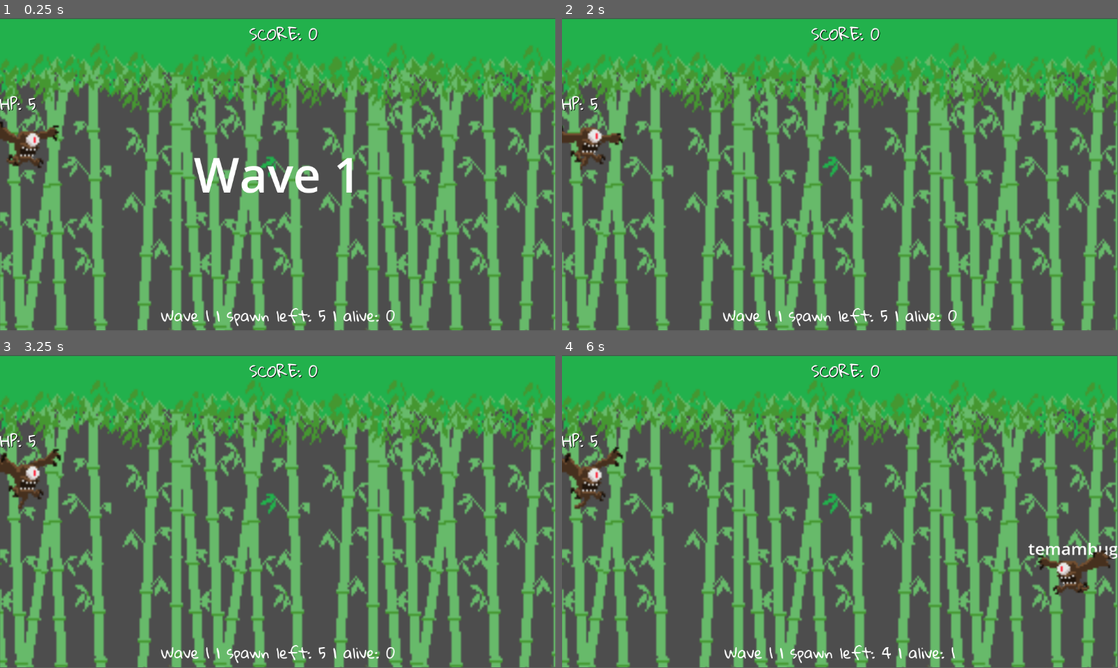
Above: before the commit, frames 1-4 (two rows, left to right).
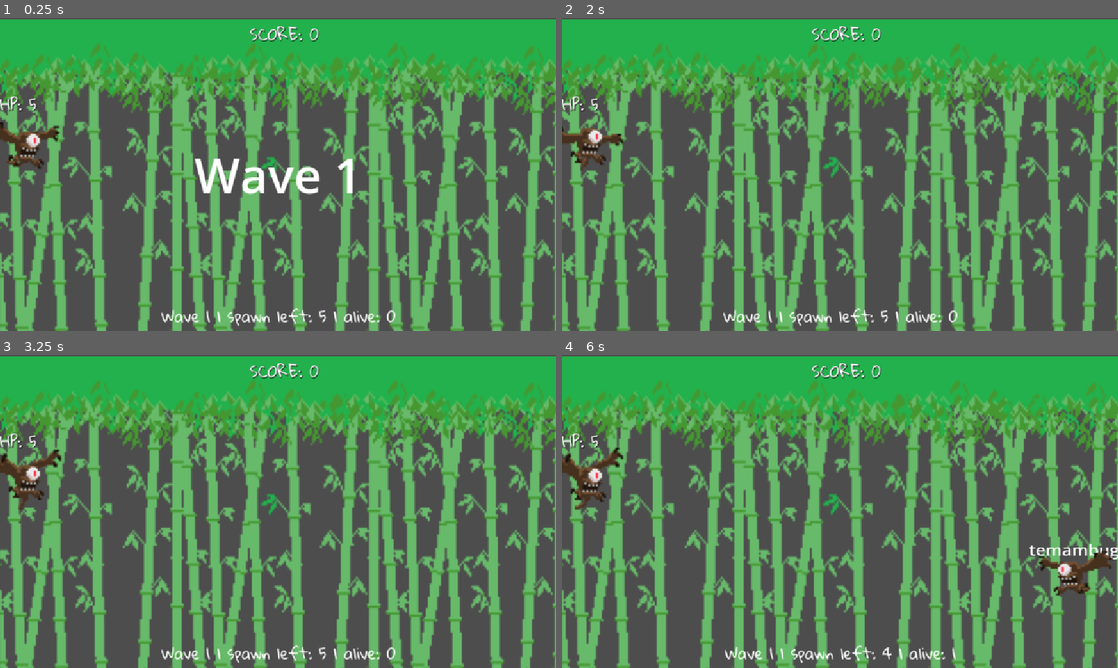
Above: after the commit, the same moments.

Repository: awanswangd/Bahana-Bani
Game: Godot game, scene res://main.tscn
Same seed, same stepped clock (60 frames per second), same inputs: the game is played once before the commit and once after it. Sound files missing from this copy of the repository are replaced by a short silence.
Inputs:
- Up to frame 1 (0.25 s): no input
- Up to frame 2 (2 s): tap Enter at 0.5 s
- Up to frame 3 (3.25 s): no input
- Up to frame 4 (6 s): no input
In our replay, the window is 799x449 before the commit and 800x450 after it. These sizes can differ from the game's own. Grey fills any space a smaller window leaves; there, only what the larger window draws over its background counts as a difference.

The runs differ from the first frame. In frame 1, 13% of the frame differs, in the area x 0-100%, y 0-100%; in frame 2, 12%; in frame 3, 12%; in frame 4, 13%.

Commit message:
Add transition scene with dissolve animation and ambient audio
- Created a new transition scene (`transition.tscn`) with a dissolve animation effect.
- Implemented the transition logic in a new script (`transition.gd`) to handle scene changes.
- Added an ambient audio file (`some-ambient-64910.mp3`) for background sound in the main menu.

Diff:
--- /dev/null
+++ b/mekanik-awal/MainMenu/default_bus_layout.tres
@@ -0,0 +1,16 @@
+[gd_resource type="AudioBusLayout" format=3 uid="uid://81xhtk7kwcy1"]
+
+[resource]
+bus/0/send = &"SFX"
+bus/1/name = &"Music"
+bus/1/solo = false
+bus/1/mute = false
+bus/1/bypass_fx = false
+bus/1/volume_db = 0.0
+bus/1/send = &"Master"
+bus/2/name = &"SFX"
+bus/2/solo = false
+bus/2/mute = false
+bus/2/bypass_fx = false
+bus/2/volume_db = 0.0
+bus/2/send = &"Master"
--- /dev/null
+++ b/mekanik-awal/MainMenu/main_menu.gd
@@ -0,0 +1,39 @@
+extends Control
+
+@onready var main_buttons: VBoxContainer = $Main_Buttons
+@onready var settings_tab: Panel = $Settings_tab
+@onready var notification: Panel = $Notification
+@onready var button_pressed: AudioStreamPlayer = $Button_Pressed
+
+
+func _ready():
+	main_buttons.visible = true
+	settings_tab.visible = false
+	notification.visible = false
+
+func _process(delta):
+	pass
+
+func _on_start_bttn_pressed() -> void:
+	button_pressed.play()
+	Transition.change_scene_to_file("res://main.tscn")
+
+func _on_endless_bttn_pressed() -> void:
+	button_pressed.play()
+	main_buttons.visible = false
+	notification.visible = true
+
+func _on_setting_bttn_pressed() -> void:
+	button_pressed.play()
+	main_buttons.visible = false
+	settings_tab.visible = true
+
+
+func _on_exit_bttn_pressed() -> void:
+	button_pressed.play()
+	get_tree().quit()
+
+
+func _on_close_bttn_pressed() -> void:
+	button_pressed.play()
+	_ready()
--- /dev/null
+++ b/mekanik-awal/MainMenu/main_menu.tscn
@@ -0,0 +1,351 @@
+[gd_scene load_steps=16 format=3 uid="uid://dqg8qdgeoo4s7"]
+
+[ext_resource type="Script" uid="uid://cmm4i56dw2qdq" path="res://MainMenu/main_menu.gd" id="1_fu7sn"]
+[ext_resource type="FontFile" uid="uid://d0amfycor10ee" path="res://MainMenu/fantasy-zone.ttf" id="2_7vrkn"]
+[ext_resource type="AudioStream" uid="uid://dl3sf82gvc55r" path="res://MainMenu/some-ambient-64910.mp3" id="4_jix8l"]
+[ext_resource type="Script" uid="uid://nr48je5dgfb1" path="res://MainMenu/music_volume.gd" id="5_glbon"]
+[ext_resource type="Script" uid="uid://b21dx6fd4ot6a" path="res://MainMenu/sfx_volume.gd" id="5_nlkkf"]
+[ext_resource type="AudioStream" uid="uid://bsrvr08tl3eqq" path="res://MainMenu/EsEfEx.mp3" id="7_qe12f"]
+[ext_resource type="AudioStream" uid="uid://cji6jigveh2aj" path="res://MainMenu/button-202966.mp3" id="8_r0x8f"]
+
+[sub_resource type="StyleBoxEmpty" id="StyleBoxEmpty_7vrkn"]
+
+[sub_resource type="StyleBoxFlat" id="StyleBoxFlat_7vrkn"]
+bg_color = Color(0.6, 0.6, 0.6, 0)
+border_color = Color(0.984375, 0.984375, 0.984375, 1)
+corner_radius_top_left = 100
+corner_radius_top_right = 100
+corner_radius_bottom_right = 100
+corner_radius_bottom_left = 100
+
+[sub_resource type="StyleBoxFlat" id="StyleBoxFlat_fu7sn"]
+bg_color = Color(0.6, 0.6, 0.6, 0)
+border_color = Color(0.667969, 0.667969, 0.667969, 1)
+corner_radius_top_left = 100
+corner_radius_top_right = 100
+corner_radius_bottom_right = 100
+corner_radius_bottom_left = 100
+
+[sub_resource type="StyleBoxFlat" id="StyleBoxFlat_rhts7"]
+bg_color = Color(0.6, 0.6, 0.6, 0)
+border_color = Color(1, 1, 1, 1)
+corner_radius_top_left = 100
+corner_radius_top_right = 100
+corner_radius_bottom_right = 100
+corner_radius_bottom_left = 100
+
+[sub_resource type="StyleBoxFlat" id="StyleBoxFlat_jix8l"]
+bg_color = Color(0.105882, 0.105882, 0.105882, 0.972549)
+border_width_left = 20
+border_width_top = 20
+border_width_right = 20
+border_width_bottom = 20
+border_color = Color(0.0898438, 0.0898438, 0.0898438, 1)
+corner_radius_top_left = 100
+corner_radius_top_right = 50
+corner_radius_bottom_right = 100
+corner_radius_bottom_left = 50
+shadow_color = Color(0, 0, 0, 1)
+
+[sub_resource type="StyleBoxLine" id="StyleBoxLine_glbon"]
+color = Color(0.410156, 0.410156, 0.410156, 1)
+thickness = 3
+
+[sub_resource type="StyleBoxLine" id="StyleBoxLine_nlkkf"]
+color = Color(0.917969, 0.917969, 0.917969, 1)
+thickness = 3
+
+[sub_resource type="StyleBoxLine" id="StyleBoxLine_qe12f"]
+color = Color(0.917969, 0.917969, 0.917969, 1)
+
+[node name="main_menu" type="Control"]
+layout_mode = 3
+anchors_preset = 15
+anchor_right = 1.0
+anchor_bottom = 1.0
+grow_horizontal = 2
+grow_vertical = 2
+script = ExtResource("1_fu7sn")
+
+[node name="Background_Img" type="Panel" parent="."]
+layout_mode = 1
+anchors_preset = 15
+anchor_right = 1.0
+anchor_bottom = 1.0
+grow_horizontal = 2
+grow_vertical = 2
+
+[node name="Title" type="Label" parent="Background_Img"]
+visible = false
+layout_mode = 1
+anchors_preset = 6
+anchor_left = 1.0
+anchor_top = 0.5
+anchor_right = 1.0
+anchor_bottom = 0.5
+offset_left = -1103.0
+offset_top = -333.0
+offset_right = -514.0
+offset_bottom = -182.0
+grow_horizontal = 0
+grow_vertical = 2
+theme_override_colors/font_color = Color(0.583543, 0.658824, 0.568456, 1)
+theme_override_colors/font_outline_color = Color(0.258824, 0, 0, 1)
+theme_override_constants/line_spacing = 22
+theme_override_constants/shadow_offset_x = -24
+theme_override_constants/shadow_offset_y = 1
+theme_override_constants/outline_size = 30
+theme_override_constants/shadow_outline_size = 12
+theme_override_fonts/font = ExtResource("2_7vrkn")
+theme_override_font_sizes/font_size = 50
+text = "BAHANA BANI"
+horizontal_alignment = 2
+vertical_alignment = 1
+
+[node name="Main_Buttons" type="VBoxContainer" parent="."]
+layout_direction = 2
+layout_mode = 1
+anchors_preset = 7
+anchor_left = 0.5
+anchor_top = 1.0
+anchor_right = 0.5
+anchor_bottom = 1.0
+offset_left = -176.0
+offset_top = -375.0
+offset_right = 181.0
+offset_bottom = -204.0
+grow_horizontal = 2
+grow_vertical = 0
+theme_override_constants/separation = -20
+
+[node name="Start_bttn" type="Button" parent="Main_Buttons"]
+layout_mode = 2
+size_flags_vertical = 3
+size_flags_stretch_ratio = 1.11
+theme_override_colors/font_hover_color = Color(0.7, 0.7, 0.7, 1)
+theme_override_colors/font_outline_color = Color(0, 0, 0, 0)
+theme_override_colors/font_color = Color(0.849621, 0.849621, 0.849621, 1)
+theme_override_colors/font_focus_color = Color(0.85098, 0.85098, 0.85098, 1)
+theme_override_colors/font_pressed_color = Color(0.65, 0.65, 0.65, 1)
+theme_override_fonts/font = ExtResource("2_7vrkn")
+theme_override_font_sizes/font_size = 32
+theme_override_styles/focus = SubResource("StyleBoxEmpty_7vrkn")
+theme_override_styles/hover = SubResource("StyleBoxFlat_7vrkn")
+theme_override_styles/pressed = SubResource("StyleBoxFlat_fu7sn")
+theme_override_styles/normal = SubResource("StyleBoxFlat_rhts7")
+text = "STORY MODE"
+icon_alignment = 1
+
+[node name="Endless_bttn" type="Button" parent="Main_Buttons"]
+layout_mode = 2
+size_flags_vertical = 3
+size_flags_stretch_ratio = 1.11
+theme_override_colors/font_hover_color = Color(0.7, 0.7, 0.7, 1)
+theme_override_colors/font_outline_color = Color(0, 0, 0, 0)
+theme_override_colors/font_color = Color(0.849621, 0.849621, 0.849621, 1)
+theme_override_colors/font_focus_color = Color(0.85098, 0.85098, 0.85098, 1)
+theme_override_colors/font_pressed_color = Color(0.65, 0.65, 0.65, 1)
+theme_override_fonts/font = ExtResource("2_7vrkn")
+theme_override_font_sizes/font_size = 32
+theme_override_styles/focus = SubResource("StyleBoxEmpty_7vrkn")
+theme_override_styles/hover = SubResource("StyleBoxFlat_7vrkn")
+theme_override_styles/pressed = SubResource("StyleBoxFlat_fu7sn")
+theme_override_styles/normal = SubResource("StyleBoxFlat_rhts7")
+text = "ENDLESS MODE"
+icon_alignment = 1
+
+[node name="Setting_bttn" type="Button" parent="Main_Buttons"]
+layout_mode = 2
+size_flags_vertical = 3
+size_flags_stretch_ratio = 1.11
+theme_override_colors/font_hover_color = Color(0.7, 0.7, 0.7, 1)
+theme_override_colors/font_outline_color = Color(0, 0, 0, 0)
+theme_override_colors/font_color = Color(0.849621, 0.849621, 0.849621, 1)
+theme_override_colors/font_focus_color = Color(0.85098, 0.85098, 0.85098, 1)
+theme_override_colors/font_pressed_color = Color(0.65, 0.65, 0.65, 1)
+theme_override_fonts/font = ExtResource("2_7vrkn")
+theme_override_font_sizes/font_size = 32
+theme_override_styles/focus = SubResource("StyleBoxEmpty_7vrkn")
+theme_override_styles/hover = SubResource("StyleBoxFlat_7vrkn")
+theme_override_styles/pressed = SubResource("StyleBoxFlat_fu7sn")
+theme_override_styles/normal = SubResource("StyleBoxFlat_rhts7")
+text = "SETTINGS"
+icon_alignment = 1
+
+[node name="Exit_bttn" type="Button" parent="Main_Buttons"]
+layout_mode = 2
+size_flags_vertical = 3
+size_flags_stretch_ratio = 1.11
+theme_override_colors/font_hover_color = Color(0.7, 0.7, 0.7, 1)
+theme_override_colors/font_color = Color(0.849621, 0.849621, 0.849621, 1)
+theme_override_colors/font_focus_color = Color(0.85098, 0.85098, 0.85098, 1)
+theme_override_colors/font_pressed_color = Color(0.65, 0.65, 0.65, 1)
+theme_override_fonts/font = ExtResource("2_7vrkn")
+theme_override_font_sizes/font_size = 32
+theme_override_styles/focus = SubResource("StyleBoxEmpty_7vrkn")
+theme_override_styles/hover = SubResource("StyleBoxFlat_rhts7")
+theme_override_styles/pressed = SubResource("StyleBoxFlat_rhts7")
+theme_override_styles/normal = SubResource("StyleBoxFlat_rhts7")
+text = "EXIT"
+icon_alignment = 1
+
+[node name="Settings_tab" type="Panel" parent="."]
+visible = false
+layout_mode = 1
+anchors_preset = 8
+anchor_left = 0.5
+anchor_top = 0.5
+anchor_right = 0.5
+anchor_bottom = 0.5
+offset_left = -374.5
+offset_top = -241.0
+offset_right = 374.5
+offset_bottom = 241.0
+grow_horizontal = 2
+grow_vertical = 2
+theme_override_styles/panel = SubResource("StyleBoxFlat_jix8l")
+
+[node name="Close_bttn" type="Button" parent="Settings_tab"]
+layout_mode = 1
+anchors_preset = 1
+anchor_left = 1.0
+anchor_right = 1.0
+offset_left = -58.0
+offset_bottom = 45.0
+grow_horizontal = 0
+size_flags_vertical = 3
+size_flags_stretch_ratio = 1.11
+theme_override_colors/font_hover_color = Color(0.7, 0.7, 0.7, 1)
+theme_override_colors/font_color = Color(0.849621, 0.849621, 0.849621, 1)
+theme_override_colors/font_focus_color = Color(0.85098, 0.85098, 0.85098, 1)
+theme_override_colors/font_pressed_color = Color(0.65, 0.65, 0.65, 1)
+theme_override_fonts/font = ExtResource("2_7vrkn")
+theme_override_font_sizes/font_size = 45
+theme_override_styles/focus = SubResource("StyleBoxEmpty_7vrkn")
+theme_override_styles/hover = SubResource("StyleBoxFlat_rhts7")
+theme_override_styles/pressed = SubResource("StyleBoxFlat_rhts7")
+theme_override_styles/normal = SubResource("StyleBoxFlat_rhts7")
+text = "X"
+alignment = 2
+icon_alignment = 1
+
+[node name="Volume Settings" type="VBoxContainer" parent="Settings_tab"]
+layout_mode = 0
+offset_left = 62.5
+offset_top = 60.0
+offset_right = 679.5
+offset_bottom = 169.0
+theme_override_constants/separation = 15
+
+[node name="Music" type="Label" parent="Settings_tab/Volume Settings"]
+layout_mode = 2
+theme_override_fonts/font = ExtResource("2_7vrkn")
+theme_override_font_sizes/font_size = 30
+text = "MUSIC"
+
+[node name="Music_Volume" type="HSlider" parent="Settings_tab/Volume Settings"]
+layout_mode = 2
+theme_override_styles/slider = SubResource("StyleBoxLine_glbon")
+theme_override_styles/grabber_area = SubResource("StyleBoxLine_nlkkf")
+theme_override_styles/grabber_area_highlight = SubResource("StyleBoxLine_qe12f")
+max_value = 1.0
+step = 0.02
+value = 0.8
+script = ExtResource("5_glbon")
+audio_bus_name = "Music"
+
+[node name="Sfx" type="Label" parent="Settings_tab/Volume Settings"]
+layout_mode = 2
+theme_override_fonts/font = ExtResource("2_7vrkn")
+theme_override_font_sizes/font_size = 30
+text = "SFX"
+
+[node name="Sfx_Volume" type="HSlider" parent="Settings_tab/Volume Settings"]
+layout_mode = 2
+theme_override_styles/slider = SubResource("StyleBoxLine_glbon")
+theme_override_styles/grabber_area = SubResource("StyleBoxLine_nlkkf")
+theme_override_styles/grabber_area_highlight = SubResource("StyleBoxLine_qe12f")
+max_value = 1.0
+step = 0.2
+value = 0.8
+script = ExtResource("5_nlkkf")
+audio_bus_name = "SFX"
+
+[node name="Notification" type="Panel" parent="."]
+visible = false
+layout_mode = 1
+anchors_preset = 8
+anchor_left = 0.5
+anchor_top = 0.5
+anchor_right = 0.5
+anchor_bottom = 0.5
+offset_left = -222.0
+offset_top = -157.0
+offset_right = 277.0
+offset_bottom = 174.0
+grow_horizontal = 2
+grow_vertical = 2
+theme_override_styles/panel = SubResource("StyleBoxFlat_jix8l")
+
+[node name="Close_bttn" type="Button" parent="Notification"]
+layout_mode = 1
+anchors_preset = 1
+anchor_left = 1.0
+anchor_right = 1.0
+offset_left = -58.0
+offset_bottom = 45.0
+grow_horizontal = 0
+size_flags_vertical = 3
+size_flags_stretch_ratio = 1.11
+theme_override_colors/font_hover_color = Color(0.7, 0.7, 0.7, 1)
+theme_override_colors/font_color = Color(0.849621, 0.849621, 0.849621, 1)
+theme_override_colors/font_focus_color = Color(0.85098, 0.85098, 0.85098, 1)
+theme_override_colors/font_pressed_color = Color(0.65, 0.65, 0.65, 1)
+theme_override_fonts/font = ExtResource("2_7vrkn")
+theme_override_font_sizes/font_size = 45
+theme_override_styles/focus = SubResource("StyleBoxEmpty_7vrkn")
+theme_override_styles/hover = SubResource("StyleBoxFlat_rhts7")
+theme_override_styles/pressed = SubResource("StyleBoxFlat_rhts7")
+theme_override_styles/normal = SubResource("StyleBoxFlat_rhts7")
+text = "X"
+alignment = 2
+icon_alignment = 1
+
+[node name="Container" type="VBoxContainer" parent="Notification"]
+layout_mode = 0
+offset_left = -62.5
+offset_top = 116.0
+offset_right = 554.5
+offset_bottom = 225.0
+theme_override_constants/separation = 15
+alignment = 1
+
+[node name="Message" type="Label" parent="Notification/Container"]
+layout_mode = 2
+size_flags_horizontal = 4
+theme_override_fonts/font = ExtResource("2_7vrkn")
+theme_override_font_sizes/font_size = 30
+text = "COMING SOON"
+
+[node name="MainMenu_Ambient" type="AudioStreamPlayer" parent="."]
+stream = ExtResource("4_jix8l")
+volume_db = 9.369
+autoplay = true
+bus = &"Music"
+
+[node name="Sfx(sample)" type="AudioStreamPlayer" parent="."]
+stream = ExtResource("7_qe12f")
+bus = &"SFX"
+
+[node name="Button_Pressed" type="AudioStreamPlayer" parent="."]
+stream = ExtResource("8_r0x8f")
+bus = &"SFX"
+
+[connection signal="pressed" from="Main_Buttons/Start_bttn" to="." method="_on_start_bttn_pressed"]
+[connection signal="pressed" from="Main_Buttons/Endless_bttn" to="." method="_on_endless_bttn_pressed"]
+[connection signal="pressed" from="Main_Buttons/Setting_bttn" to="." method="_on_setting_bttn_pressed"]
+[connection signal="pressed" from="Main_Buttons/Exit_bttn" to="." method="_on_exit_bttn_pressed"]
+[connection signal="pressed" from="Settings_tab/Close_bttn" to="." method="_on_close_bttn_pressed"]
+[connection signal="value_changed" from="Settings_tab/Volume Settings/Music_Volume" to="Settings_tab/Volume Settings/Music_Volume" method="_on_value_changed"]
+[connection signal="value_changed" from="Settings_tab/Volume Settings/Sfx_Volume" to="Settings_tab/Volume Settings/Sfx_Volume" method="_on_value_changed"]
+[connection signal="pressed" from="Notification/Close_bttn" to="." method="_on_close_bttn_pressed"]
--- /dev/null
+++ b/mekanik-awal/MainMenu/music_volume.gd
@@ -0,0 +1,24 @@
+extends HSlider
+
+@export var audio_bus_name: String
+
+var audio_bus_id
+
+func _ready():
+	audio_bus_id = AudioServer.get_bus_index(audio_bus_name)
+	print("MusicSlider: bus_name=", audio_bus_name, " bus_id=", audio_bus_id)
+
+	print("--- AUDIO BUS LIST ---")
+	var count = AudioServer.get_bus_count()
+	print("Bus count:", count)
+	for i in range(count):
+		print("Bus[", i, "] name = ", AudioServer.get_bus_name(i))
+
+func _on_value_changed(value: float) -> void:
+	if audio_bus_id == -1:
+		print("MusicSlider ERROR: bus not found: ", audio_bus_name)
+		return
+
+	var v = max(value, 0.001)
+	var db = linear_to_db(v)
+	AudioServer.set_bus_volume_db(audio_bus_id, db)
--- /dev/null
+++ b/mekanik-awal/MainMenu/sfx_volume.gd
@@ -0,0 +1,17 @@
+extends HSlider
+@export var audio_bus_name: String
+@onready var sfx_sample_: AudioStreamPlayer = $"../../../Sfx(sample)"
+
+var audio_bus_id
+
+func _ready():
+	audio_bus_id = AudioServer.get_bus_index(audio_bus_name)
+
+func _on_value_changed(value: float) -> void:
+	var db = linear_to_db(value)
+	AudioServer.set_bus_volume_db(audio_bus_id, db)
+	if not sfx_sample_.playing:
+		sfx_sample_.play()
+	else:
+		sfx_sample_.stop()
+		sfx_sample_.play()
--- /dev/null
+++ b/mekanik-awal/Transition/transition.gd
@@ -0,0 +1,8 @@
+extends CanvasLayer
+@onready var anim = $AnimationPlayer
+
+func change_scene_to_file(target: String) -> void:
+	anim.play('Dissolve')
+	await $AnimationPlayer.animation_finished
+	get_tree().change_scene_to_file(target)
+	anim.play_backwards('Dissolve')
--- /dev/null
+++ b/mekanik-awal/Transition/transition.tscn
@@ -0,0 +1,74 @@
+[gd_scene load_steps=6 format=3 uid="uid://c427yfdwcs4hb"]
+
+[ext_resource type="Script" uid="uid://cjr8pqhoynayf" path="res://Transition/transition.gd" id="1_2gi1b"]
+
+[sub_resource type="Animation" id="Animation_pj2mc"]
+resource_name = "Dissolve"
+tracks/0/type = "value"
+tracks/0/imported = false
+tracks/0/enabled = true
+tracks/0/path = NodePath(".:modulate")
+tracks/0/interp = 1
+tracks/0/loop_wrap = true
+tracks/0/keys = {
+"times": PackedFloat32Array(0, 1),
+"transitions": PackedFloat32Array(1, 1),
+"update": 0,
+"values": [Color(1, 1, 1, 0), Color(1, 1, 1, 1)]
+}
+
+[sub_resource type="Animation" id="Animation_4r5tf"]
+length = 0.001
+tracks/0/type = "value"
+tracks/0/imported = false
+tracks/0/enabled = true
+tracks/0/path = NodePath(".:modulate")
+tracks/0/interp = 1
+tracks/0/loop_wrap = true
+tracks/0/keys = {
+"times": PackedFloat32Array(0),
+"transitions": PackedFloat32Array(1),
+"update": 0,
+"values": [Color(1, 1, 1, 0)]
+}
+
+[sub_resource type="Animation" id="Animation_2gi1b"]
+resource_name = "Reset"
+length = 0.01
+tracks/0/type = "value"
+tracks/0/imported = false
+tracks/0/enabled = true
+tracks/0/path = NodePath(".:modulate")
+tracks/0/interp = 1
+tracks/0/loop_wrap = true
+tracks/0/keys = {
+"times": PackedFloat32Array(0),
+"transitions": PackedFloat32Array(1),
+"update": 0,
+"values": [Color(1, 1, 1, 0)]
+}
+
+[sub_resource type="AnimationLibrary" id="AnimationLibrary_1ap01"]
+_data = {
+&"Dissolve": SubResource("Animation_pj2mc"),
+&"RESET": SubResource("Animation_4r5tf"),
+&"Reset": SubResource("Animation_2gi1b")
+}
+
+[node name="Transition" type="CanvasLayer"]
+script = ExtResource("1_2gi1b")
+
+[node name="ColorRect" type="ColorRect" parent="."]
+modulate = Color(1, 1, 1, 0)
+anchors_preset = 15
+anchor_right = 1.0
+anchor_bottom = 1.0
+grow_horizontal = 2
+grow_vertical = 2
+mouse_filter = 2
+
+[node name="AnimationPlayer" type="AnimationPlayer" parent="."]
+root_node = NodePath("../ColorRect")
+libraries = {
+&"": SubResource("AnimationLibrary_1ap01")
+}
--- a/mekanik-awal/main.gd
+++ b/mekanik-awal/main.gd
@@ -32,16 +32,16 @@
 var current_letter_index: int = -1
 
 var word_list = [
-	"temambugh"
-	#"kaghai",
-	#"kumbang",
-	#"pedom",
-	#"lapah",
-	#"ghatong",
-	#"lengong",
-	#"ghuccah",
-	#"tebengbang",
-	#"mahu",
+	"temambugh",
+	"kaghai",
+	"kumbang",
+	"pedom",
+	"lapah",
+	"ghatong",
+	"lengong",
+	"ghuccah",
+	"tebengbang",
+	"mahu",
 ]
 var projectile_words = [
 	"po",
--- a/mekanik-awal/project.godot
+++ b/mekanik-awal/project.godot
@@ -15,6 +15,15 @@
 config/features=PackedStringArray("4.4", "Forward Plus")
 config/icon="res://icon.svg"
 
+[audio]
+
+buses/default_bus_layout="uid://81xhtk7kwcy1"
+
 [autoload]
 
 SoundManager="*res://sound_manager.tscn"
+Transition="*res://Transition/transition.tscn"
+
+[display]
+
+window/stretch/mode="canvas_items"
--- a/mekanik-awal/sound_manager.tscn
+++ b/mekanik-awal/sound_manager.tscn
@@ -6,3 +6,4 @@
 script = ExtResource("1_g5net")
 
 [node name="BGMPlayer" type="AudioStreamPlayer" parent="."]
+bus = &"Music"
Not shown, added: mekanik-awal/MainMenu/EsEfEx.mp3.import
Binary file added: mekanik-awal/MainMenu/MainMenu Background.jpeg
Not shown, added: mekanik-awal/MainMenu/MainMenu Background.jpeg.import
Binary file added: mekanik-awal/MainMenu/WhatsApp Image 2025-10-13 at 03.58.22.jpeg
Not shown, added: mekanik-awal/MainMenu/WhatsApp Image 2025-10-13 at 03.58.22.jpeg.import
Not shown, added: mekanik-awal/MainMenu/button-202966.mp3.import
Binary file added: mekanik-awal/MainMenu/fantasy-zone.ttf
Not shown, added: mekanik-awal/MainMenu/fantasy-zone.ttf.import
Not shown, added: mekanik-awal/MainMenu/main_menu.gd.uid
Not shown, added: mekanik-awal/MainMenu/music_volume.gd.uid
Not shown, added: mekanik-awal/MainMenu/sfx_volume.gd.uid
Not shown, added: mekanik-awal/MainMenu/some-ambient-64910.mp3.import
(and 4 more such lines)
